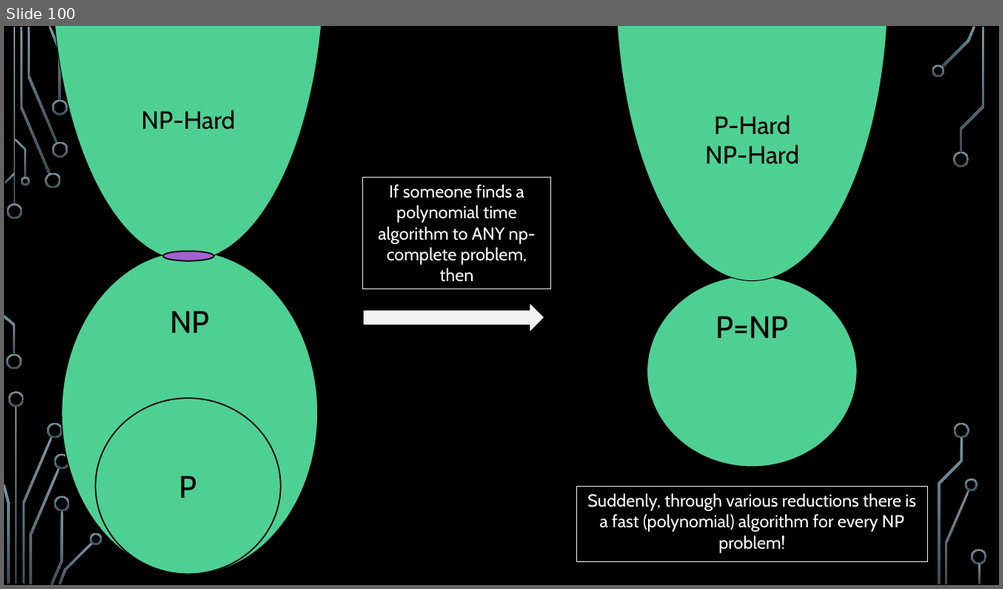
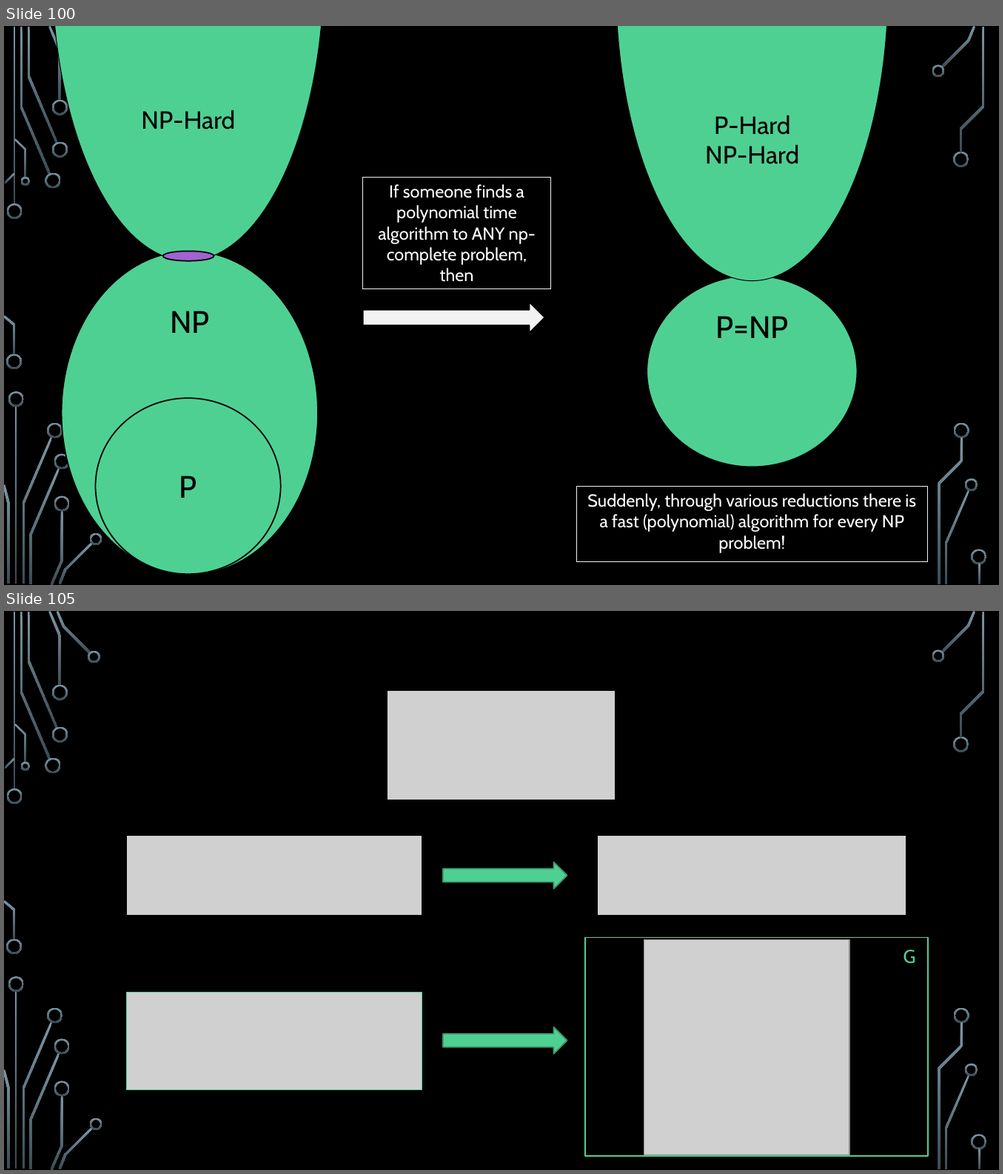
Before and after one commit to markfloryan/dmt2, a slide deck: slides/05-ComplexityTheory.pptx. Shown one above the other, each under a label of ours: slide 100 before the commit, slides 100 and 105 after it; the slides between them are not shown. The pictures are 1003x589 and 1003x1174 pixels, drawn with LibreOffice and Linux fonts; fonts in the diff are those of the drawing; grey boxes stand for pictures; background and template pictures are left out. Boxes give left, top, right and bottom in pixels: in the first picture for what was removed or moved away, otherwise in the second. Text is boxed around its words. In the diff, an @@ line names an element or a change of style, - is before the commit and + after.

```diff
--- a/slides/05-ComplexityTheory.pptx
+++ b/slides/05-ComplexityTheory.pptx
@@ slide 105 added at [4, 611, 999, 1170], background picture (left out); not listed: 36 template elements that a slide beside it also shows @@
@@ picture added at [387, 691, 616, 800] @@
@@ picture added at [126, 835, 422, 916] @@
@@ picture added at [597, 835, 905, 916] @@
@@ right arrow added at [443, 863, 566, 889], fill #4FD093, outline #3A9A6D 1.25 pt @@
@@ rectangle added at [585, 938, 928, 1156], outline #4FD093 1.25 pt @@
@@ picture added at [644, 940, 849, 1156] @@
@@ text added at [903, 950, 916, 964], 18 pt, text #4FD093 @@
+G
@@ picture added at [126, 993, 422, 1091] @@
@@ right arrow added at [443, 1028, 566, 1054], fill #4FD093, outline #3A9A6D 1.25 pt @@
```
Also in this commit, not shown: 13 other slides added, 2 other files.
